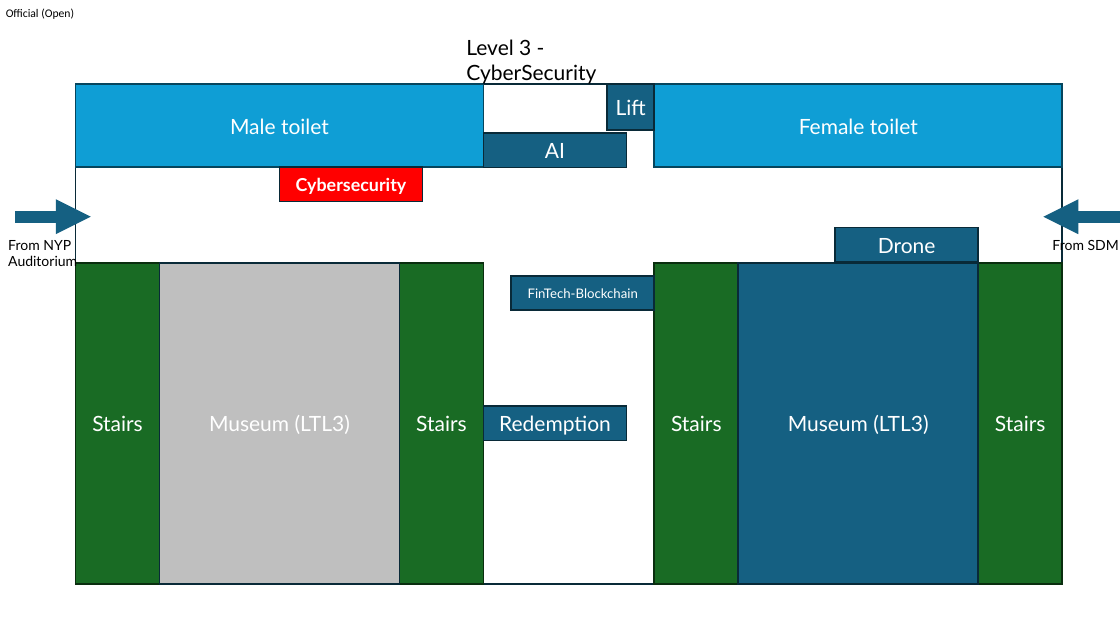
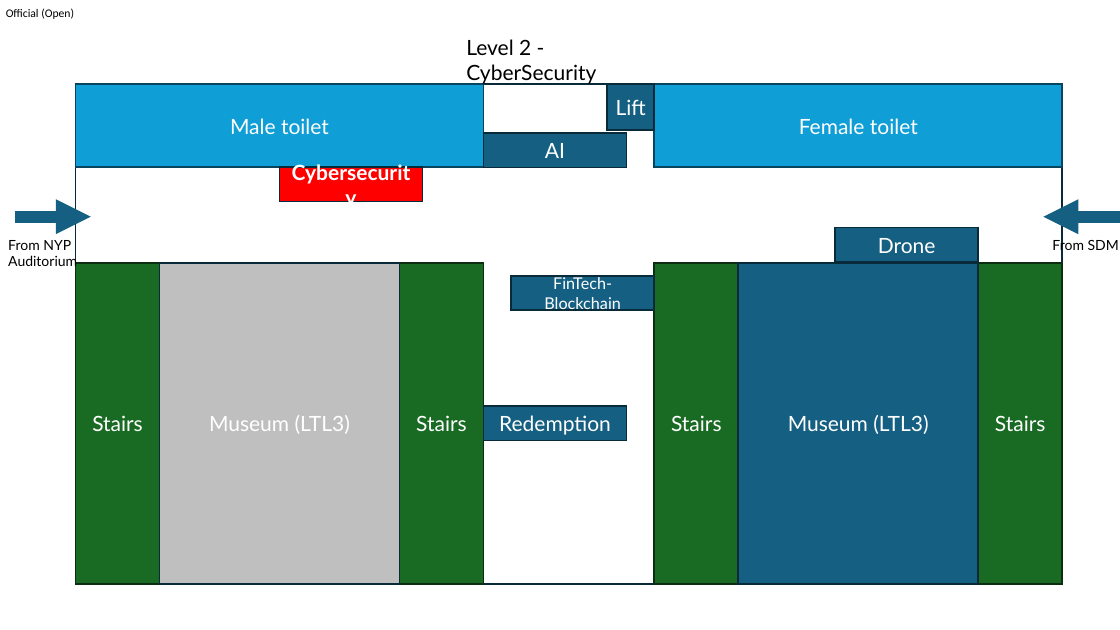
Before and after one commit to pomrin/openhouse-2025, a slide deck: slide 1 of Techtopia/Wayfinding Sample.pptx. Drawn at 1120x630 pixels with LibreOffice and Linux fonts; fonts in the diff are those of the drawing. Boxes give left, top, right and bottom in pixels: in the first picture for what was removed or moved away, otherwise in the second. Text is boxed around its words. In the diff, an @@ line names an element or a change of style, - is before the commit and + after.

```diff
--- a/Techtopia/Wayfinding Sample.pptx
+++ b/Techtopia/Wayfinding Sample.pptx
@@ text at (x1=466, y1=39, x2=531, y2=55): text changed @@
-Level 3 - CyberSecurity
+Level 2 - CyberSecurity
@@ rectangle "Cybersecurity" at (x1=280, y1=167, x2=423, y2=202): size 15.3 to 18 pt @@
@@ rectangle "FinTech-Blockchain" at (x1=512, y1=276, x2=655, y2=310): size 11.2 to 13.9 pt @@
```
Also in this commit, not shown: 2 slides added, 8 other files.
